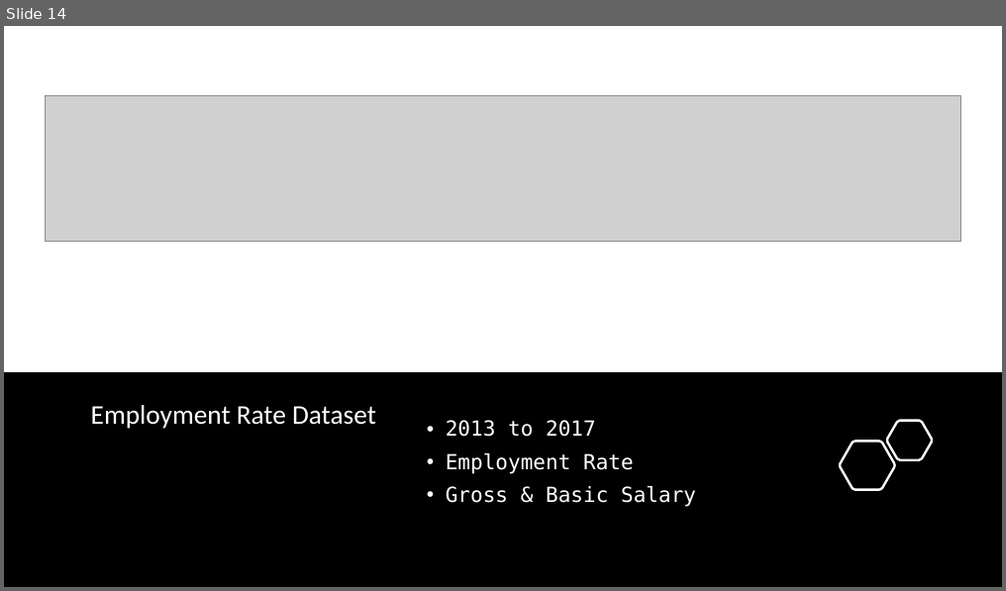
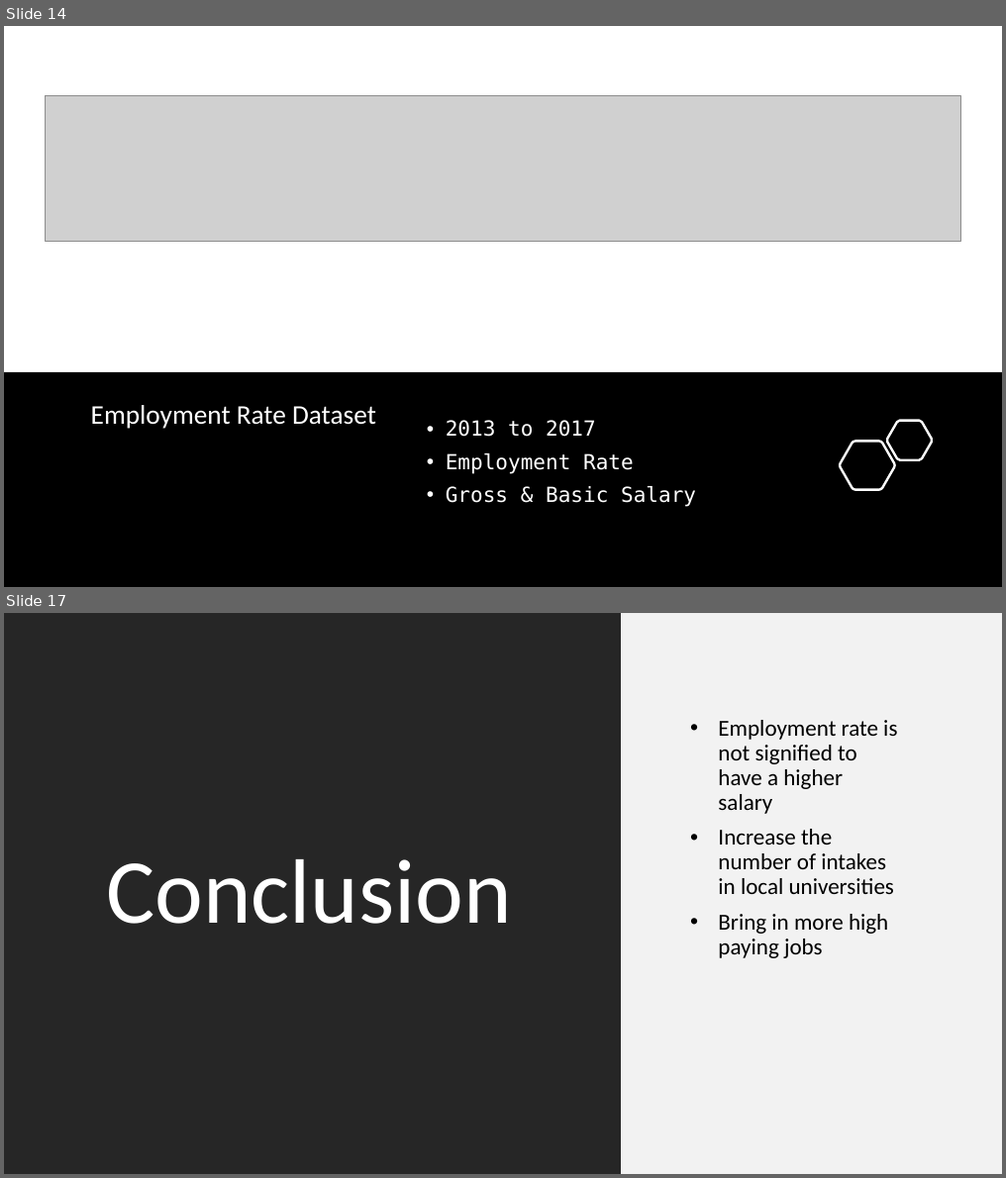
Before and after one commit to jurgen-tan-git/PDS-Assignments, a slide deck: Assignment 2/JurgenTan_CA2.pptx. Shown one above the other, each under a label of ours: slide 14 before the commit, slides 14 and 17 after it; the slides between them are not shown. The pictures are 1006x591 and 1006x1178 pixels, drawn with LibreOffice and Linux fonts; fonts in the diff are those of the drawing; grey boxes stand for pictures. Boxes give left, top, right and bottom in pixels: in the first picture for what was removed or moved away, otherwise in the second. Text is boxed around its words. In the diff, an @@ line names an element or a change of style, - is before the commit and + after.

```diff
--- a/Assignment 2/JurgenTan_CA2.pptx
+++ b/Assignment 2/JurgenTan_CA2.pptx
@@ slide 17 added at <box>4,613,1002,1174</box>, background #FFFFFF @@
@@ rectangle added at <box>4,613,621,1174</box>, fill #262626 @@
@@ rectangle added at <box>622,613,1002,1174</box>, fill #F2F2F2 @@
@@ text added at <box>718,720,897,959</box>, 22 pt, text #000000 @@
+• Employment rate is not signified to have a higher salary
+• Increase the number of intakes in local universities
+• Bring in more high paying jobs
@@ title added at <box>106,860,512,924</box>, 88 pt, text #FFFFFF @@
+Conclusion
```
Also in this commit, not shown: 14 slides changed, 1 slide removed, 32 other files.
